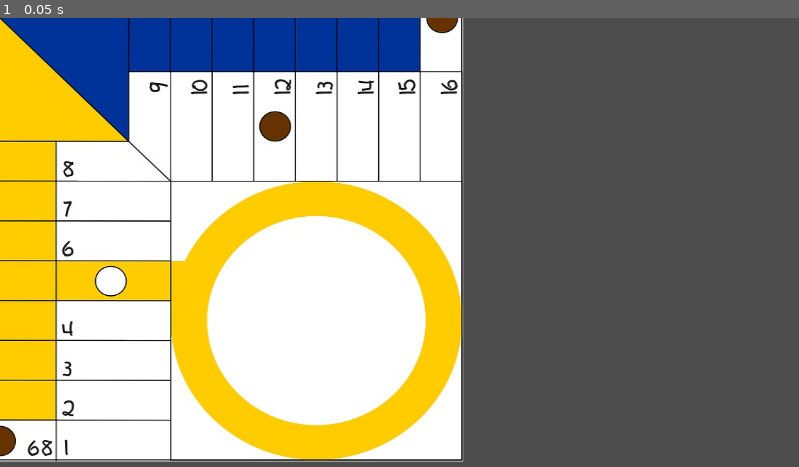
Above: before the commit, frame 1.
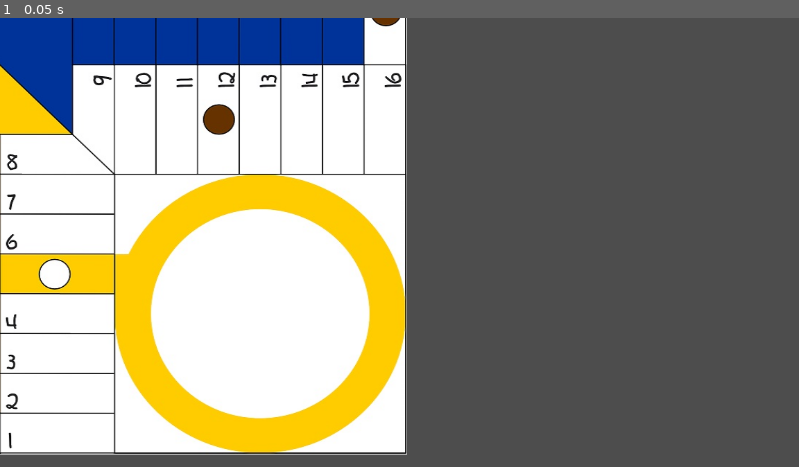
Above: after the commit, the same moment.

Repository: crjahe26/parchis
Game: Godot game, scene res://Scenes/main.tscn
Same seed, same stepped clock (60 frames per second), same inputs: the game is played once before the commit and once after it. The project has no main scene, so this scene is started directly.
Inputs:
- Up to frame 1 (0.05 s): no input

The runs differ from the first frame. In frame 1, 30% of the frame differs, in the area x 0-59%, y 0-99%.

Commit message:
Collision shape casilla 41

Diff:
--- a/Scenes/main.tscn
+++ b/Scenes/main.tscn
@@ -24,11 +24,81 @@
 size = Vector2(170.172, 56)
 
 [sub_resource type="RectangleShape2D" id="RectangleShape2D_u38ab"]
-size = Vector2(115.533, 56)
+size = Vector2(113.353, 58)
+
+[sub_resource type="RectangleShape2D" id="RectangleShape2D_dgtqk"]
+size = Vector2(74.4139, 99)
+
+[sub_resource type="RectangleShape2D" id="RectangleShape2D_6wop2"]
+size = Vector2(76.3932, 157)
+
+[sub_resource type="RectangleShape2D" id="RectangleShape2D_vcmln"]
+size = Vector2(98.9142, 157)
+
+[sub_resource type="RectangleShape2D" id="RectangleShape2D_yu4xf"]
+size = Vector2(128.074, 157)
+
+[sub_resource type="RectangleShape2D" id="RectangleShape2D_2rvby"]
+size = Vector2(165.831, 157)
+
+[sub_resource type="RectangleShape2D" id="RectangleShape2D_8nrd7"]
+size = Vector2(290.249, 157)
+
+[sub_resource type="RectangleShape2D" id="RectangleShape2D_vnrah"]
+size = Vector2(382.184, 157)
+
+[sub_resource type="RectangleShape2D" id="RectangleShape2D_b2kg7"]
+size = Vector2(486.606, 157)
+
+[sub_resource type="RectangleShape2D" id="RectangleShape2D_xuteb"]
+size = Vector2(4189.87, 154)
+
+[sub_resource type="RectangleShape2D" id="RectangleShape2D_67j3w"]
+size = Vector2(56.5134, 157)
+
+[sub_resource type="RectangleShape2D" id="RectangleShape2D_qarbh"]
+size = Vector2(56.5132, 157)
+
+[sub_resource type="RectangleShape2D" id="RectangleShape2D_bqebc"]
+size = Vector2(56.5134, 157)
+
+[sub_resource type="RectangleShape2D" id="RectangleShape2D_c2fqs"]
+size = Vector2(55.5558, 157)
+
+[sub_resource type="RectangleShape2D" id="RectangleShape2D_3ydeh"]
+size = Vector2(55.5555, 157)
+
+[sub_resource type="RectangleShape2D" id="RectangleShape2D_l6sel"]
+size = Vector2(156.265, 55)
+
+[sub_resource type="RectangleShape2D" id="RectangleShape2D_2h4w1"]
+size = Vector2(11504.4, 56.0001)
+
+[sub_resource type="RectangleShape2D" id="RectangleShape2D_8xbnk"]
+size = Vector2(164, 56)
+
+[sub_resource type="RectangleShape2D" id="RectangleShape2D_buomw"]
+size = Vector2(158.046, 56)
+
+[sub_resource type="RectangleShape2D" id="RectangleShape2D_bhed0"]
+size = Vector2(171.216, 57)
+
+[sub_resource type="RectangleShape2D" id="RectangleShape2D_um43q"]
+size = Vector2(165, 56)
+
+[sub_resource type="RectangleShape2D" id="RectangleShape2D_l1ed0"]
+size = Vector2(165, 57)
+
+[sub_resource type="RectangleShape2D" id="RectangleShape2D_1xpxe"]
+size = Vector2(179.839, 56)
+
+[sub_resource type="RectangleShape2D" id="RectangleShape2D_0egpk"]
+size = Vector2(172.26, 57)
 
 [node name="Main" type="Node2D"]
 
 [node name="Board" type="Sprite2D" parent="."]
+position = Vector2(-81, -10)
 scale = Vector2(1.044, 1)
 texture = ExtResource("1_bfad7")
 
@@ -53,7 +123,6 @@
 
 [node name="CollisionShape2D" type="CollisionShape2D" parent="Board/Casilla 3"]
 position = Vector2(2.65401, -7)
-scale = Vector2(1, 1)
 shape = SubResource("RectangleShape2D_547xa")
 
 [node name="Casilla 4" type="Area2D" parent="Board"]
@@ -86,7 +155,6 @@
 
 [node name="Area de casilla 7" type="CollisionShape2D" parent="Board/Casilla 7"]
 position = Vector2(0.522018, 3.05176e-05)
-scale = Vector2(1, 1)
 shape = SubResource("RectangleShape2D_4yuky")
 
 [node name="Casilla 8" type="Area2D" parent="Board"]
@@ -94,226 +162,425 @@
 scale = Vector2(0.878817, 1)
 
 [node name="CollisionShape2D" type="CollisionShape2D" parent="Board/Casilla 8"]
-position = Vector2(-25.0684, 0)
+position = Vector2(-26.1583, -1)
+scale = Vector2(1, 1)
 shape = SubResource("RectangleShape2D_u38ab")
 
 [node name="Casilla 9" type="Area2D" parent="Board"]
 position = Vector2(209.77, 159)
 scale = Vector2(0.772319, 1)
 
+[node name="CollisionShape2D" type="CollisionShape2D" parent="Board/Casilla 9"]
+position = Vector2(-3.72055, -31.5)
+shape = SubResource("RectangleShape2D_dgtqk")
+
 [node name="Casilla 10" type="Area2D" parent="Board"]
 position = Vector2(268.199, 157)
 scale = Vector2(0.73977, 1)
 
+[node name="CollisionShape2D" type="CollisionShape2D" parent="Board/Casilla 10"]
+position = Vector2(-5.82629, -0.5)
+shape = SubResource("RectangleShape2D_6wop2")
+
 [node name="Casilla 11" type="Area2D" parent="Board"]
 position = Vector2(323.755, 161)
 scale = Vector2(0.571338, 1)
 
+[node name="CollisionShape2D" type="CollisionShape2D" parent="Board/Casilla 11"]
+position = Vector2(-4.19171, -4.5)
+shape = SubResource("RectangleShape2D_vcmln")
+
 [node name="Casilla 12" type="Area2D" parent="Board"]
 position = Vector2(379.31, 158)
 scale = Vector2(0.441256, 1)
 
+[node name="CollisionShape2D" type="CollisionShape2D" parent="Board/Casilla 12"]
+position = Vector2(-1.08459, -1.5)
+shape = SubResource("RectangleShape2D_yu4xf")
+
 [node name="Casilla 13" type="Area2D" parent="Board"]
 position = Vector2(440.613, 159)
 scale = Vector2(0.34079, 1)
 
+[node name="CollisionShape2D" type="CollisionShape2D" parent="Board/Casilla 13"]
+position = Vector2(-9.8374, -2.5)
+shape = SubResource("RectangleShape2D_2rvby")
+
 [node name="Casilla 14" type="Area2D" parent="Board"]
 position = Vector2(499.042, 157)
 scale = Vector2(0.194707, 1)
 
+[node name="CollisionShape2D" type="CollisionShape2D" parent="Board/Casilla 14"]
+position = Vector2(-27.0569, -0.5)
+shape = SubResource("RectangleShape2D_8nrd7")
+
 [node name="Casilla 15" type="Area2D" parent="Board"]
 position = Vector2(551.724, 157)
 scale = Vector2(0.150376, 1)
 
+[node name="CollisionShape2D" type="CollisionShape2D" parent="Board/Casilla 15"]
+position = Vector2(0.000732422, -0.5)
+shape = SubResource("RectangleShape2D_vnrah")
+
 [node name="Casilla 16" type="Area2D" parent="Board"]
 position = Vector2(613.985, 158)
 scale = Vector2(0.116138, 1)
 
+[node name="CollisionShape2D" type="CollisionShape2D" parent="Board/Casilla 16"]
+position = Vector2(-45.3643, -1.5)
+shape = SubResource("RectangleShape2D_b2kg7")
+
 [node name="Casilla 17" type="Area2D" parent="Board"]
 position = Vector2(609.195, 2)
 scale = Vector2(0.0134881, 1)
 
+[node name="CollisionShape2D" type="CollisionShape2D" parent="Board/Casilla 17"]
+position = Vector2(-35.4805, -2)
+scale = Vector2(1, 1)
+shape = SubResource("RectangleShape2D_xuteb")
+
 [node name="Casilla 18" type="Area2D" parent="Board"]
 position = Vector2(612.069, -152)
 
+[node name="CollisionShape2D" type="CollisionShape2D" parent="Board/Casilla 18"]
+position = Vector2(-3.35254, -4.5)
+shape = SubResource("RectangleShape2D_67j3w")
+
 [node name="Casilla 19" type="Area2D" parent="Board"]
 position = Vector2(552.682, -152)
 
+[node name="CollisionShape2D" type="CollisionShape2D" parent="Board/Casilla 19"]
+position = Vector2(-1.43701, -4.5)
+shape = SubResource("RectangleShape2D_qarbh")
+
 [node name="Casilla 20" type="Area2D" parent="Board"]
 position = Vector2(498.084, -154)
 
+[node name="CollisionShape2D" type="CollisionShape2D" parent="Board/Casilla 20"]
+position = Vector2(-4.31012, -2.5)
+shape = SubResource("RectangleShape2D_bqebc")
+
 [node name="Casilla 21" type="Area2D" parent="Board"]
 position = Vector2(435.824, -151)
 
+[node name="CollisionShape2D" type="CollisionShape2D" parent="Board/Casilla 21"]
+position = Vector2(0.957703, -5.5)
+shape = SubResource("RectangleShape2D_c2fqs")
+
 [node name="Casilla 22" type="Area2D" parent="Board"]
 position = Vector2(379.31, -153)
 
+[node name="CollisionShape2D" type="CollisionShape2D" parent="Board/Casilla 22"]
+position = Vector2(0.000305176, -4)
+shape = SubResource("RectangleShape2D_c2fqs")
+
 [node name="Casilla 23" type="Area2D" parent="Board"]
 position = Vector2(327.586, -153)
 
+[node name="CollisionShape2D" type="CollisionShape2D" parent="Board/Casilla 23"]
+position = Vector2(-5.74692, -3.5)
+shape = SubResource("RectangleShape2D_3ydeh")
+
 [node name="Casilla 24" type="Area2D" parent="Board"]
 position = Vector2(272.031, -153)
 
+[node name="CollisionShape2D" type="CollisionShape2D" parent="Board/Casilla 24"]
+position = Vector2(-7.66319, -4)
+shape = SubResource("RectangleShape2D_3ydeh")
+
 [node name="Casilla 25" type="Area2D" parent="Board"]
 position = Vector2(212.644, -151)
 
+[node name="CollisionShape2D" type="CollisionShape2D" parent="Board/Casilla 25"]
+position = Vector2(-5.74745, 23)
+scale = Vector2(1.02143, 0.638103)
+shape = SubResource("RectangleShape2D_3ydeh")
+
 [node name="Casilla 26" type="Area2D" parent="Board"]
 position = Vector2(161.877, -213)
 scale = Vector2(0.957854, 1)
 
+[node name="CollisionShape2D2" type="CollisionShape2D" parent="Board/Casilla 26"]
+position = Vector2(-33.9996, 6)
+rotation = 1.57248
+scale = Vector2(1.02181, 0.672065)
+shape = SubResource("RectangleShape2D_3ydeh")
+
 [node name="Casilla 27" type="Area2D" parent="Board"]
 position = Vector2(160.92, -270)
 
+[node name="CollisionShape2D" type="CollisionShape2D" parent="Board/Casilla 27"]
+position = Vector2(-4.78974, 5.5)
+shape = SubResource("RectangleShape2D_l6sel")
+
 [node name="Casilla 28" type="Area2D" parent="Board"]
 position = Vector2(158.963, -321)
 scale = Vector2(0.917485, 1)
 
+[node name="CollisionShape2D" type="CollisionShape2D" parent="Board/Casilla 28"]
+position = Vector2(-3.08749, 0)
+scale = Vector2(1.10047, 1.02778)
+shape = SubResource("RectangleShape2D_l6sel")
+
 [node name="Casilla 29" type="Area2D" parent="Board"]
 position = Vector2(158.046, -378)
 scale = Vector2(0.957854, 1)
 
+[node name="CollisionShape2D" type="CollisionShape2D" parent="Board/Casilla 29"]
+position = Vector2(-2.00003, -1)
+scale = Vector2(1.03371, 1)
+shape = SubResource("RectangleShape2D_l6sel")
+
 [node name="Casilla 30" type="Area2D" parent="Board"]
 position = Vector2(156.967, -442)
 scale = Vector2(0.957854, 1)
 
+[node name="CollisionShape2D" type="CollisionShape2D" parent="Board/Casilla 30"]
+position = Vector2(-0.873551, 5)
+scale = Vector2(1.03774, 1)
+shape = SubResource("RectangleShape2D_l6sel")
+
 [node name="Casilla 31" type="Area2D" parent="Board"]
 position = Vector2(155.093, -493)
 scale = Vector2(0.878817, 1)
 
+[node name="CollisionShape2D" type="CollisionShape2D" parent="Board/Casilla 31"]
+position = Vector2(0.423042, -1)
+scale = Vector2(1.14815, 1)
+shape = SubResource("RectangleShape2D_l6sel")
+
 [node name="Casilla 32" type="Area2D" parent="Board"]
 position = Vector2(154.215, -550)
 scale = Vector2(0.917485, 1)
 
+[node name="CollisionShape2D" type="CollisionShape2D" parent="Board/Casilla 32"]
+position = Vector2(3.13152, -2)
+scale = Vector2(1.10002, 1)
+shape = SubResource("RectangleShape2D_l6sel")
+
 [node name="Casilla 33" type="Area2D" parent="Board"]
 position = Vector2(156.13, -614)
 scale = Vector2(0.878817, 1)
+
+[node name="CollisionShape2D" type="CollisionShape2D" parent="Board/Casilla 33"]
+position = Vector2(0.00029936, 5)
+scale = Vector2(1.13563, -1.02284)
+shape = SubResource("RectangleShape2D_l6sel")
 
 [node name="Casilla 34" type="Area2D" parent="Board"]
 position = Vector2(0.957825, -612)
 scale = Vector2(0.0134881, 1)
 
+[node name="CollisionShape2D" type="CollisionShape2D" parent="Board/Casilla 34"]
+position = Vector2(-71.0137, 3)
+scale = Vector2(1, 1)
+shape = SubResource("RectangleShape2D_2h4w1")
+
 [node name="Casilla 35" type="Area2D" parent="Board"]
 position = Vector2(-156.13, -616)
 scale = Vector2(0.957854, 1)
 
+[node name="CollisionShape2D" type="CollisionShape2D" parent="Board/Casilla 35"]
+position = Vector2(-1.00027, 7)
+shape = SubResource("RectangleShape2D_8xbnk")
+
 [node name="Casilla 36" type="Area2D" parent="Board"]
 position = Vector2(-158.046, -553)
 
+[node name="CollisionShape2D" type="CollisionShape2D" parent="Board/Casilla 36"]
+position = Vector2(1.43677, 1)
+shape = SubResource("RectangleShape2D_buomw")
+
 [node name="Casilla 37" type="Area2D" parent="Board"]
 position = Vector2(-159.962, -494)
 scale = Vector2(0.917485, 1)
 
+[node name="CollisionShape2D" type="CollisionShape2D" parent="Board/Casilla 37"]
+position = Vector2(4.17635, -0.5)
+shape = SubResource("RectangleShape2D_bhed0")
+
 [node name="Casilla 38" type="Area2D" parent="Board"]
 position = Vector2(-159.004, -438)
 scale = Vector2(0.957854, 1)
 
+[node name="CollisionShape2D" type="CollisionShape2D" parent="Board/Casilla 38"]
+position = Vector2(2.5002, 1)
+shape = SubResource("RectangleShape2D_um43q")
+
 [node name="Casilla 39" type="Area2D" parent="Board"]
 position = Vector2(-153.257, -379)
 scale = Vector2(0.957854, 1)
 
+[node name="CollisionShape2D" type="CollisionShape2D" parent="Board/Casilla 39"]
+position = Vector2(-3.49966, -0.5)
+shape = SubResource("RectangleShape2D_l1ed0")
+
 [node name="Casilla 40" type="Area2D" parent="Board"]
 position = Vector2(-155.172, -319)
 scale = Vector2(0.878817, 1)
 
+[node name="CollisionShape2D" type="CollisionShape2D" parent="Board/Casilla 40"]
+position = Vector2(-1.63538, -3)
+scale = Vector2(1, 1)
+shape = SubResource("RectangleShape2D_1xpxe")
+
 [node name="Casilla 41" type="Area2D" parent="Board"]
 position = Vector2(-155.172, -267)
 scale = Vector2(0.917485, 1)
 
+[node name="CollisionShape2D" type="CollisionShape2D" parent="Board/Casilla 41"]
+position = Vector2(-1.56644, 2.5)
+shape = SubResource("RectangleShape2D_0egpk")
+
 [node name="Casilla 42" type="Area2D" parent="Board"]
 position = Vector2(-155.172, -213)
 scale = Vector2(0.878817, 1)
 
+[node name="CollisionShape2D" type="CollisionShape2D" parent="Board/Casilla 42"]
+
 [node name="Casilla 43" type="Area2D" parent="Board"]
 position = Vector2(-203.065, -158)
 
+[node name="CollisionShape2D" type="CollisionShape2D" parent="Board/Casilla 43"]
+
 [node name="Casilla 44" type="Area2D" parent="Board"]
 position = Vector2(-262.452, -158)
 
+[node name="CollisionShape2D" type="CollisionShape2D" parent="Board/Casilla 44"]
+
 [node name="Casilla 45" type="Area2D" parent="Board"]
 position = Vector2(-317.05, -160)
 
+[node name="CollisionShape2D" type="CollisionShape2D" parent="Board/Casilla 45"]
+
 [node name="Casilla 46" type="Area2D" parent="Board"]
 position = Vector2(-379.31, -157)
 
+[node name="CollisionShape2D" type="CollisionShape2D" parent="Board/Casilla 46"]
+
 [node name="Casilla 47" type="Area2D" parent="Board"]
 position = Vector2(-435.824, -159)
 
+[node name="CollisionShape2D" type="CollisionShape2D" parent="Board/Casilla 47"]
+
 [node name="Casilla 48" type="Area2D" parent="Board"]
 position = Vector2(-487.548, -159)
 
+[node name="CollisionShape2D" type="CollisionShape2D" parent="Board/Casilla 48"]
+
 [node name="Casilla 49" type="Area2D" parent="Board"]
 position = Vector2(-543.103, -159)
 
+[node name="CollisionShape2D" type="CollisionShape2D" parent="Board/Casilla 49"]
+
 [node name="Casilla 50" type="Area2D" parent="Board"]
 position = Vector2(-602.49, -157)
+
+[node name="CollisionShape2D" type="CollisionShape2D" parent="Board/Casilla 50"]
 
 [node name="Casilla 51" type="Area2D" parent="Board"]
 position = Vector2(-612.069, 1)
 scale = Vector2(0.0134881, 1)
 
+[node name="CollisionShape2D" type="CollisionShape2D" parent="Board/Casilla 51"]
+
 [node name="Casilla 52" type="Area2D" parent="Board"]
 position = Vector2(-611.111, 153)
 scale = Vector2(0.772319, 1)
 
+[node name="CollisionShape2D" type="CollisionShape2D" parent="Board/Casilla 52"]
+
 [node name="Casilla 53" type="Area2D" parent="Board"]
 position = Vector2(-552.682, 151)
 scale = Vector2(0.73977, 1)
 
+[node name="CollisionShape2D" type="CollisionShape2D" parent="Board/Casilla 53"]
+
 [node name="Casilla 54" type="Area2D" parent="Board"]
 position = Vector2(-497.126, 155)
 scale = Vector2(0.571338, 1)
 
+[node name="CollisionShape2D" type="CollisionShape2D" parent="Board/Casilla 54"]
+
 [node name="Casilla 55" type="Area2D" parent="Board"]
 position = Vector2(-441.571, 152)
 scale = Vector2(0.441256, 1)
 
+[node name="CollisionShape2D" type="CollisionShape2D" parent="Board/Casilla 55"]
+
 [node name="Casilla 56" type="Area2D" parent="Board"]
 position = Vector2(-380.268, 153)
 scale = Vector2(0.34079, 1)
 
+[node name="CollisionShape2D" type="CollisionShape2D" parent="Board/Casilla 56"]
+
 [node name="Casilla 57" type="Area2D" parent="Board"]
 position = Vector2(-321.839, 151)
 scale = Vector2(0.194707, 1)
 
+[node name="CollisionShape2D" type="CollisionShape2D" parent="Board/Casilla 57"]
+
 [node name="Casilla 58" type="Area2D" parent="Board"]
 position = Vector2(-269.157, 151)
 scale = Vector2(0.150376, 1)
 
+[node name="CollisionShape2D" type="CollisionShape2D" parent="Board/Casilla 58"]
+
 [node name="Casilla 59" type="Area2D" parent="Board"]
 position = Vector2(-206.897, 152)
 scale = Vector2(0.116138, 1)
 
+[node name="CollisionShape2D" type="CollisionShape2D" parent="Board/Casilla 59"]
+
 [node name="Casilla 60" type="Area2D" parent="Board"]
 position = Vector2(-152.299, 204)
 scale = Vector2(0.957854, 1)
 
+[node name="CollisionShape2D" type="CollisionShape2D" parent="Board/Casilla 60"]
+
 [node name="Casilla 61" type="Area2D" parent="Board"]
 position = Vector2(-154.215, 267)
 
+[node name="CollisionShape2D" type="CollisionShape2D" parent="Board/Casilla 61"]
+
 [node name="Casilla 62" type="Area2D" parent="Board"]
 position = Vector2(-156.13, 326)
 scale = Vector2(0.917485, 1)
 
+[node name="CollisionShape2D" type="CollisionShape2D" parent="Board/Casilla 62"]
+
 [node name="Casilla 63" type="Area2D" parent="Board"]
 position = Vector2(-155.172, 382)
 scale = Vector2(0.957854, 1)
 
+[node name="CollisionShape2D" type="CollisionShape2D" parent="Board/Casilla 63"]
+
 [node name="Casilla 64" type="Area2D" parent="Board"]
 position = Vector2(-149.425, 441)
 scale = Vector2(0.957854, 1)
 
+[node name="CollisionShape2D" type="CollisionShape2D" parent="Board/Casilla 64"]
+
 [node name="Casilla 65" type="Area2D" parent="Board"]
 position = Vector2(-151.341, 501)
 scale = Vector2(0.878817, 1)
 
+[node name="CollisionShape2D" type="CollisionShape2D" parent="Board/Casilla 65"]
+
 [node name="Casilla 66" type="Area2D" parent="Board"]
 position = Vector2(-151.341, 553)
 scale = Vector2(0.917485, 1)
 
+[node name="CollisionShape2D" type="CollisionShape2D" parent="Board/Casilla 66"]
+
 [node name="Casilla 67" type="Area2D" parent="Board"]
 position = Vector2(-151.341, 607)
 scale = Vector2(0.878817, 1)
 
+[node name="CollisionShape2D" type="CollisionShape2D" parent="Board/Casilla 67"]
+
 [node name="Casilla 68" type="Area2D" parent="Board"]
 position = Vector2(0.957855, 610)
 scale = Vector2(0.878817, 1)
+
+[node name="CollisionShape2D" type="CollisionShape2D" parent="Board/Casilla 68"]
Not shown: 1 places in Scenes/main.tscn that only renumber resources
